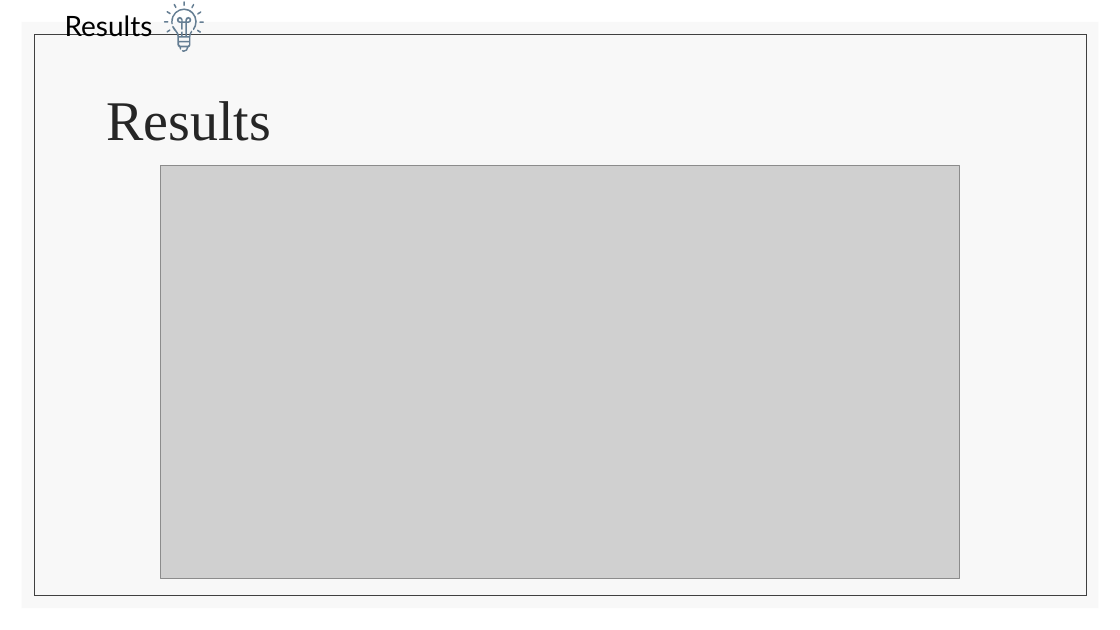
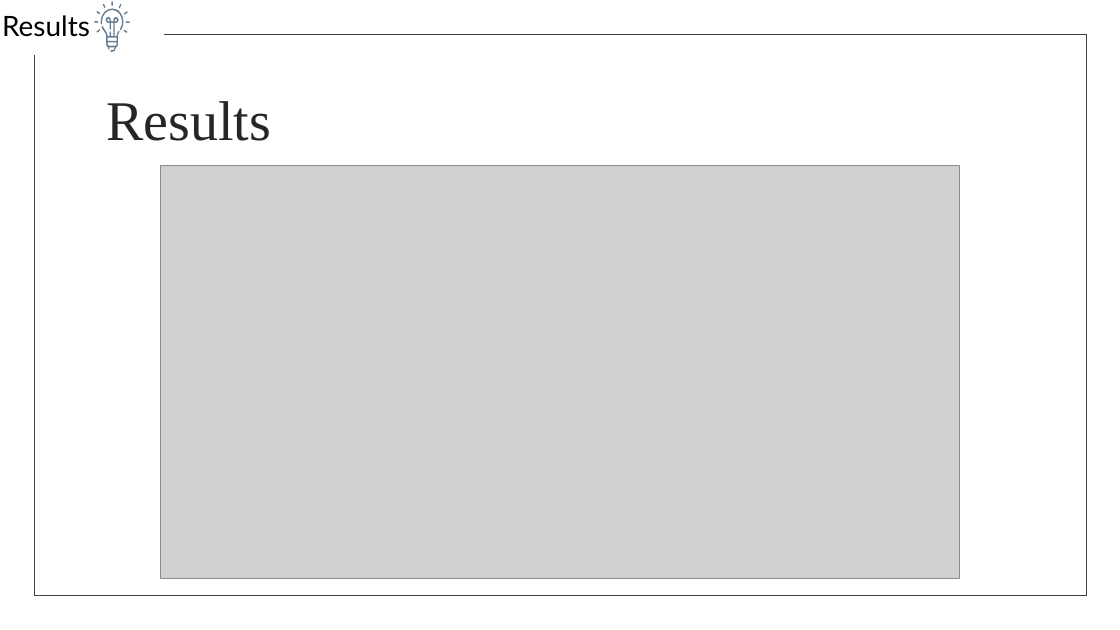
Before and after one commit to liordvir/AOTV, a slide deck: slide 10 of updated_presentation.pptx. Drawn at 1120x630 pixels with LibreOffice and Linux fonts; fonts in the diff are those of the drawing; grey boxes stand for pictures. Boxes give left, top, right and bottom in pixels: in the first picture for what was removed or moved away, otherwise in the second. Text is boxed around its words. In the diff, an @@ line names an element or a change of style, - is before the commit and + after.

```diff
--- a/updated_presentation.pptx
+++ b/updated_presentation.pptx
@@ text "Results": place and size @@
-text "Results" at <box>65,15,153,37</box>
+text "Results" at <box>2,15,90,37</box>
@@ rectangle added at <box>0,2,164,55</box>, fill #FFFFFF, outline #FFFFFF 1 pt @@
@@ rectangle removed at <box>22,22,1099,608</box> @@
@@ freeform shape: place and size @@
-freeform shape at <box>199,21,204,23</box>
+freeform shape at <box>94,21,98,23</box>
@@ freeform shape: place and size @@
-freeform shape at <box>197,29,202,33</box>
+freeform shape at <box>96,29,100,33</box>
@@ freeform shape: place and size @@
-freeform shape at <box>197,12,202,15</box>
+freeform shape at <box>97,11,101,14</box>
@@ 3 freeform shapes: place and size @@
-3 freeform shapes at <box>171,1,197,52</box>
+3 freeform shapes at <box>101,1,124,52</box>
@@ freeform shape: place and size @@
-freeform shape at <box>191,4,194,8</box>
+freeform shape at <box>103,3,106,8</box>
@@ freeform shape: place and size @@
-freeform shape at <box>174,3,177,8</box>
+freeform shape at <box>118,4,122,8</box>
@@ 3 freeform shapes: place and size @@
-3 freeform shapes at <box>164,11,171,33</box>
+3 freeform shapes at <box>124,12,130,33</box>
```
Also in this commit, not shown: 11 other slides changed, 1 slide added, 1 slide removed, 1 other file.
